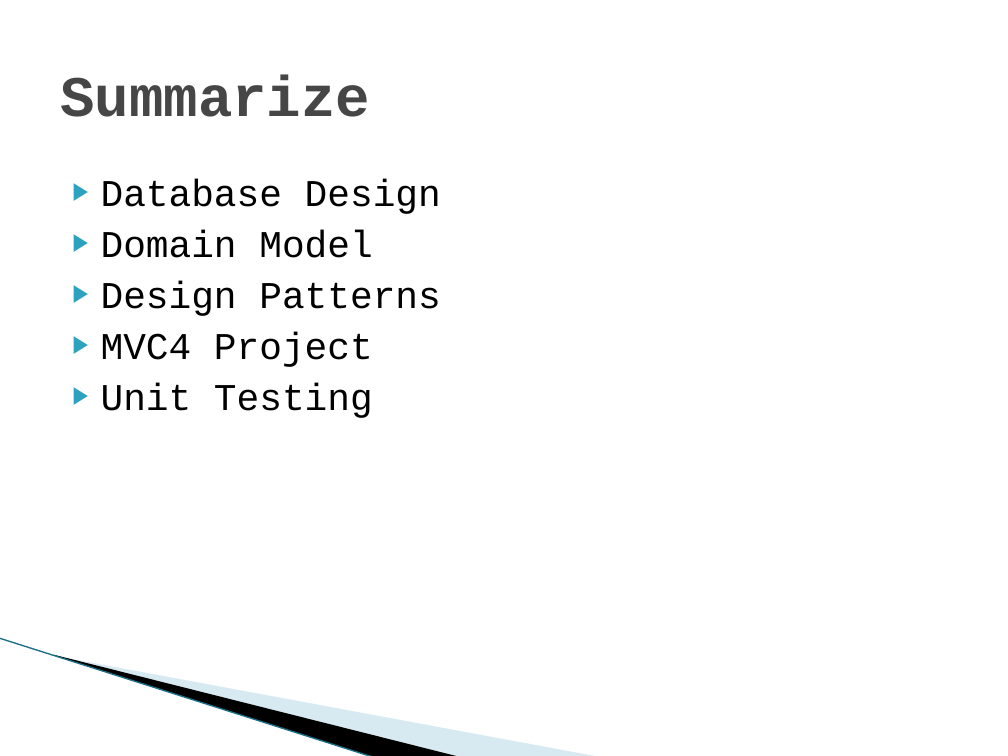
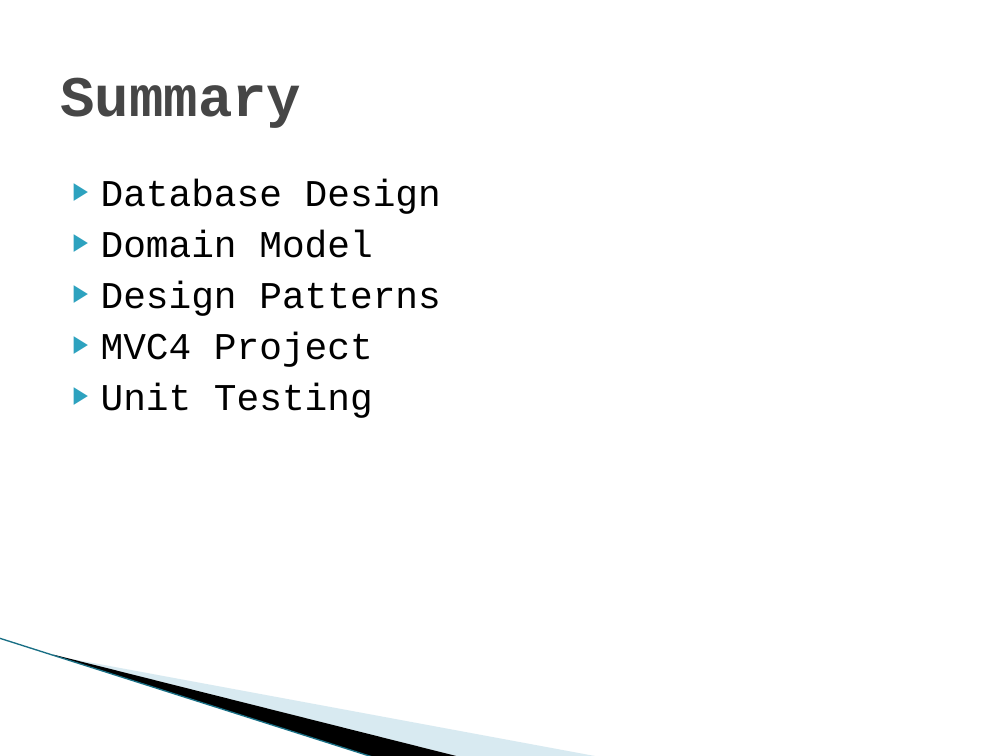
Before and after one commit to jeffflater/AddressBookDemo, a slide deck: slide 17 of Main/Docs/AddressBookDemo.pptx (slide 12 before the commit). Drawn at 1008x756 pixels with LibreOffice and Linux fonts; fonts in the diff are those of the drawing; background and template pictures are left out. Boxes give left, top, right and bottom in pixels: in the first picture for what was removed or moved away, otherwise in the second. Text is boxed around its words. In the diff, an @@ line names an element or a change of style, - is before the commit and + after.

```diff
--- a/Main/Docs/AddressBookDemo.pptx
+++ b/Main/Docs/AddressBookDemo.pptx
@@ title at box(60, 77, 301, 128): text changed @@
-Summarize
+Summary
```
Also in this commit, not shown: 1 other slide changed, 5 slides added, 3 other files.
